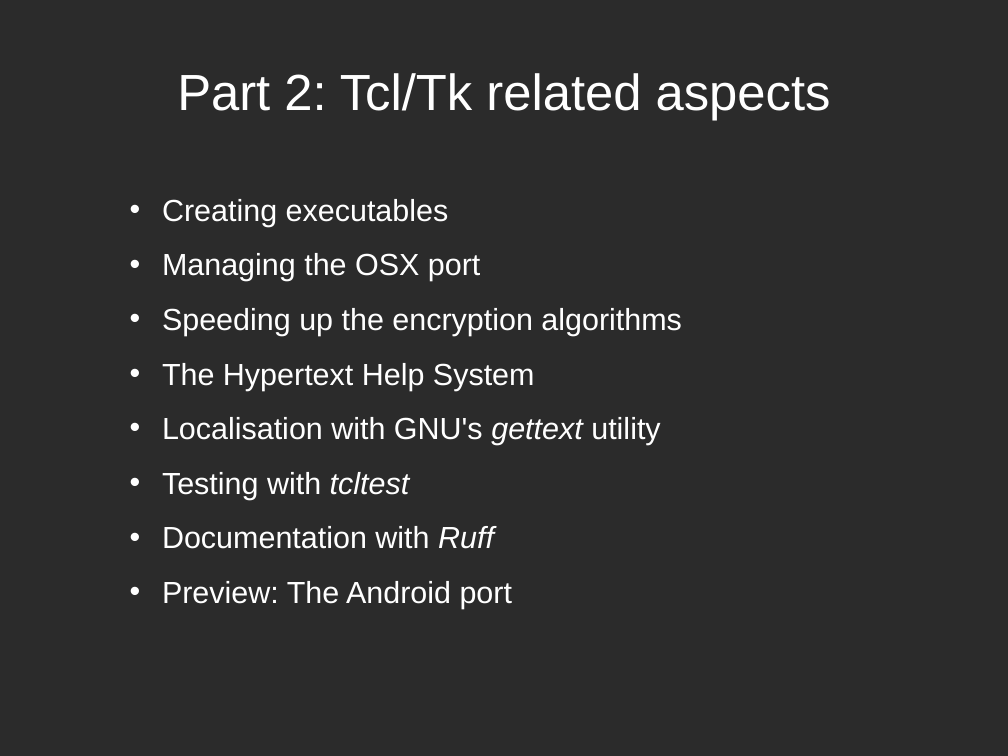
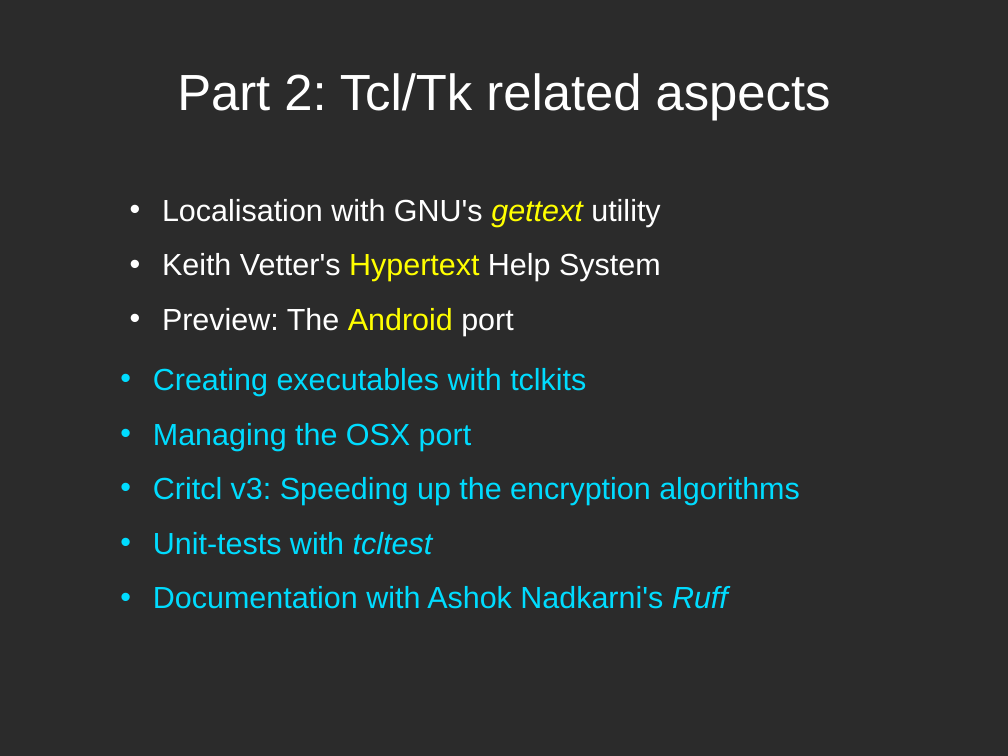
Before and after one commit to zdia/gorilla, a slide deck: slide 3 of EuroTcl 2012/PWgorila.odp. Drawn at 1008x756 pixels with LibreOffice and Linux fonts; fonts in the diff are those of the drawing; background and template pictures are left out; a plain dark background stands for a picture behind light text. Boxes give left, top, right and bottom in pixels: in the first picture for what was removed or moved away, otherwise in the second. Text is boxed around its words. In the diff, an @@ line names an element or a change of style, - is before the commit and + after.

```diff
--- a/EuroTcl 2012/PWgorila.odp
+++ b/EuroTcl 2012/PWgorila.odp
@@ text added at [162, 199, 661, 336], 24 pt, text #FFFFFF @@
+• Localisation with GNU's gettext utility
+• Keith Vetter's Hypertext Help System
+• Preview: The Android port
@@ text "Creating executables with tclkits": place and size @@
-text "Creating executables with tclkits" at [162, 199, 682, 609]
+text "Creating executables with tclkits" at [153, 368, 800, 609]
@@ text at [153, 368, 586, 396]: text changed; text colour #FFFFFF to #00DCFF @@
-• Creating executables
+• Creating executables with tclkits
@@ text at [153, 423, 472, 450]: text colour #FFFFFF to #00DCFF in "Managing the OSX port" @@
@@ text at [153, 477, 800, 609]: text changed; text colour #FFFFFF to #00DCFF @@
-• Speeding up the encryption algorithms
-• The Hypertext Help System
-• Localisation with GNU's gettext utility
-• Testing with tcltest
-• Documentation with Ruff
-• Preview: The Android port
+• Critcl v3: Speeding up the encryption algorithms
+• Unit-tests with tcltest
+• Documentation with Ashok Nadkarni's Ruff
```
Also in this commit, not shown: 23 other slides changed, 11 slides added, 5 slides removed, 8 other files.
